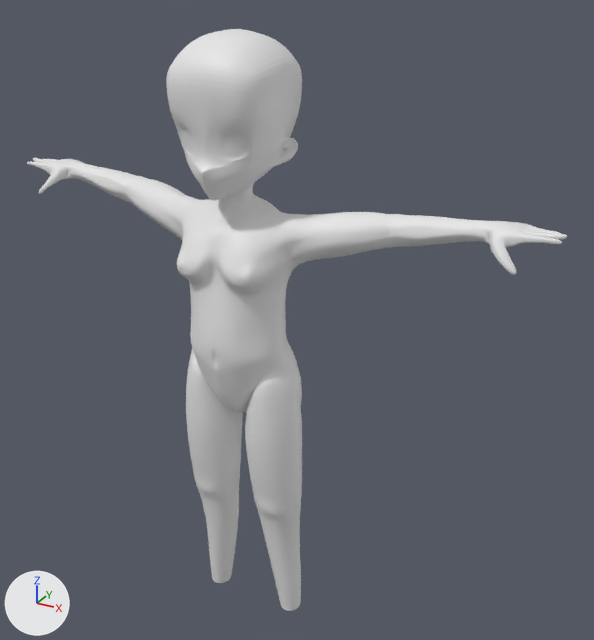
The Blender file 문서/2021182007_김지호/레퍼런스/태스트.blend as it was, and as the next commit left it.
Both versions are drawn from a camera (50 mm lens) standing at (2.25, -3.48, 2.09) and looking at (0.22, 0.22, 0.24). The lights are fixed; the arrows at lower left show +X, +Y and +Z.

The scene before the commit, as lines of its bpy script (objects in view):
```python
me_cube_001 = bpy.data.meshes.new('Cube.001')
me_cube_001.from_pydata(...)  # 849 vertices, 826 faces; spans x 0.0..2.74, y -0.55..0.6, z -5.08..0.75
ob_cube = bpy.data.objects.new('Cube', me_cube_001)
ob_cube.location = (0.0, 0.0, 1.358)
ob_cube.scale = (0.591, 0.591, 0.591)
_m = ob_cube.modifiers.new('Mirror', 'MIRROR')
_m.use_clip = True
_m = ob_cube.modifiers.new('Subdivision', 'SUBSURF')
_m.levels = 3
_m.render_levels = 1
```
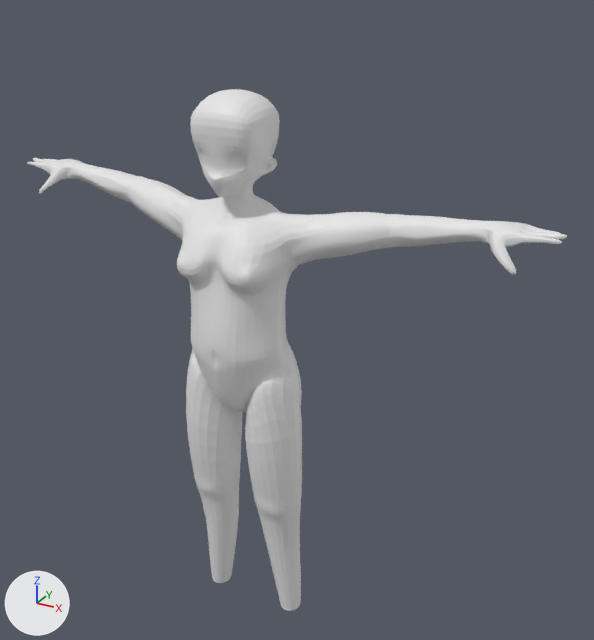
The change, as a diff of the scene's bpy script:
```diff
--- a/문서/2021182007_김지호/레퍼런스/태스트.blend.py
+++ b/문서/2021182007_김지호/레퍼런스/태스트.blend.py
@@ me_cube_001 @@
 # used by ob_cube; location = (0.0, 0.0, 1.358); scale = (0.591, 0.591, 0.591)
-me_cube_001.from_pydata(...)  # 849 vertices, 826 faces; spans x 0.0..2.74, y -0.55..0.6, z -5.08..0.75
+me_cube_001.from_pydata(...)  # 849 vertices, 826 faces; spans x 0.0..2.74, y -0.49..0.49, z -5.08..0.27
+# me_cube_001 part 1: 195 of the vertices in x 0.0..0.54, y -0.55..0.6, z -0.61..0.75 are scaled about their middle by (0.662, 0.641, 0.641), then moved by (-0.08, -0.03, -0.23)
```

What differs and where, as boxes [x1, y1, x2, y2] in the pictures (594 x 640 px; the box of a moved part takes in the faces that stretch with it):
'Cube', reshaped (10% shorter): before [27, 29, 567, 611]; after [27, 89, 567, 611]
part 1 of me_cube_001, moved or reshaped: before [166, 29, 302, 201]; after [190, 89, 280, 197]
